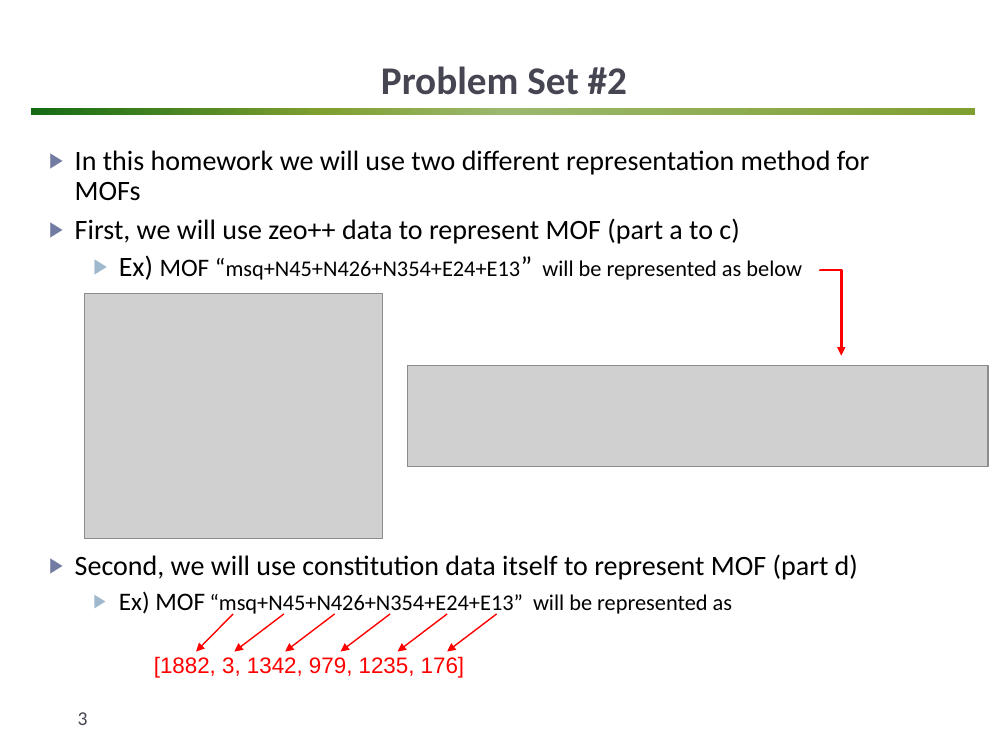
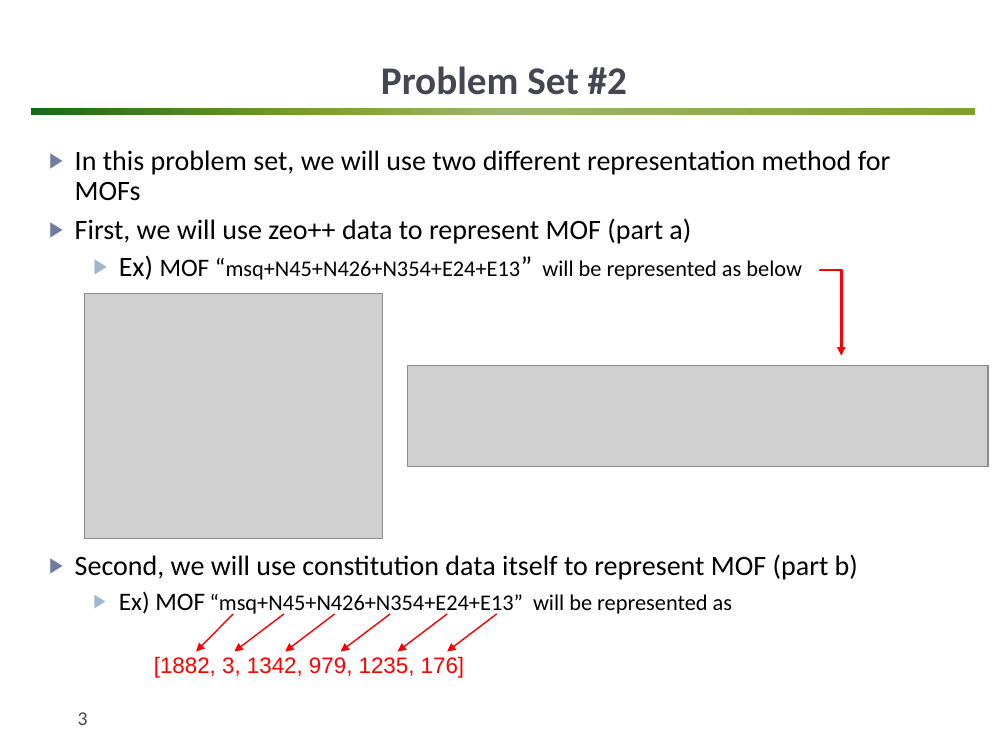
Before and after one commit to matphyscope/20220808_Lecture, a slide deck: slide 3 of lecture_ppts/Problem Set #2.pptx. Drawn at 1008x756 pixels with LibreOffice and Linux fonts; fonts in the diff are those of the drawing; grey boxes stand for pictures; background and template pictures are left out. Boxes give left, top, right and bottom in pixels: in the first picture for what was removed or moved away, otherwise in the second. Text is boxed around its words. In the diff, an @@ line names an element or a change of style, - is before the commit and + after.

Commit message:
added Problem set2

```diff
--- a/lecture_ppts/Problem Set #2.pptx
+++ b/lecture_ppts/Problem Set #2.pptx
@@ text at (75, 150, 891, 244): text changed @@
-▶ In this homework we will use two different representation method for MOFs
-▶ First, we will use zeo++ data to represent MOF (part a to c)
+▶ In this problem set, we will use two different representation method for MOFs
+▶ First, we will use zeo++ data to represent MOF (part a)
@@ text at (75, 554, 858, 580): text changed @@
-▶ Second, we will use constitution data itself to represent MOF (part d)
+▶ Second, we will use constitution data itself to represent MOF (part b)
```
Also in this commit, not shown: 6 other slides changed, 5 slides removed, 10 other files.
